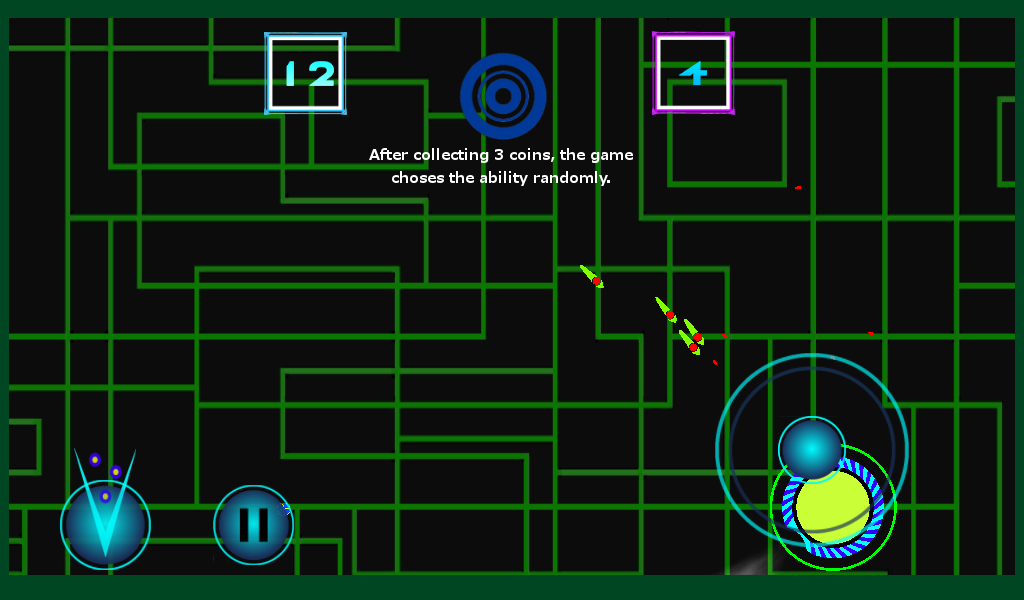
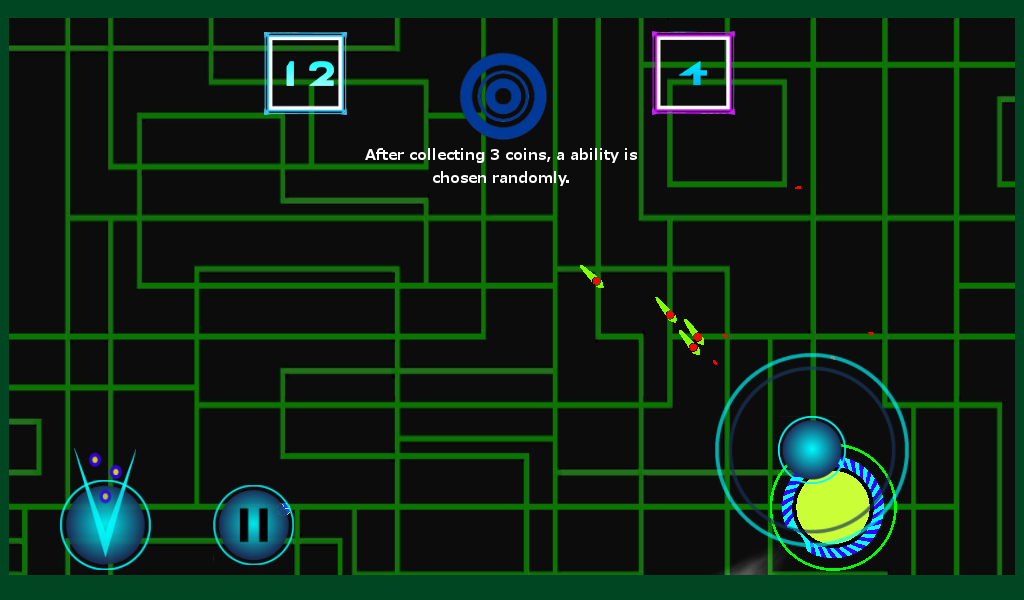
Revision of a layered 1024 × 600 image; what changed, layer by layer:
renamed "After collecting 3 coins, the ..." to "After collecting 3 coins, a ab...", painted on it over <box>365,148,637,186</box>
